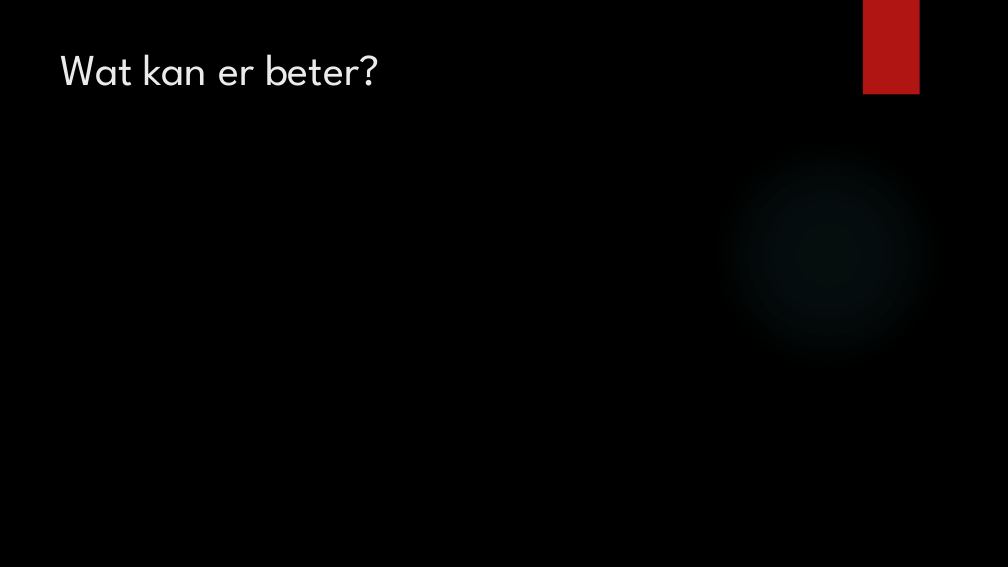
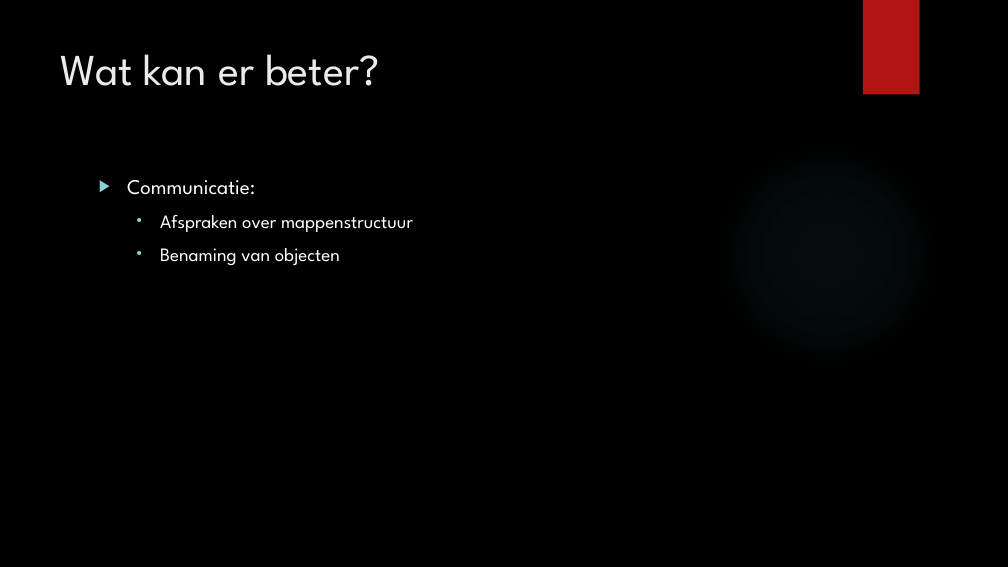
Before and after one commit to PeterBosDeltion/IndianaBonesRepo, a slide deck: slide 3 of reflectie.pptx. Drawn at 1008x567 pixels with LibreOffice and Linux fonts; fonts in the diff are those of the drawing; background and template pictures are left out. Boxes give left, top, right and bottom in pixels: in the first picture for what was removed or moved away, otherwise in the second. Text is boxed around its words. In the diff, an @@ line names an element or a change of style, - is before the commit and + after.

```diff
--- a/reflectie.pptx
+++ b/reflectie.pptx
@@ text added at (127, 180, 413, 265), 18 pt, text #FFFFFF @@
+▶ Communicatie:
+  • Afspraken over mappenstructuur
+  • Benaming van objecten
```
Also in this commit, not shown: 3 other slides changed, 1 slide removed.
